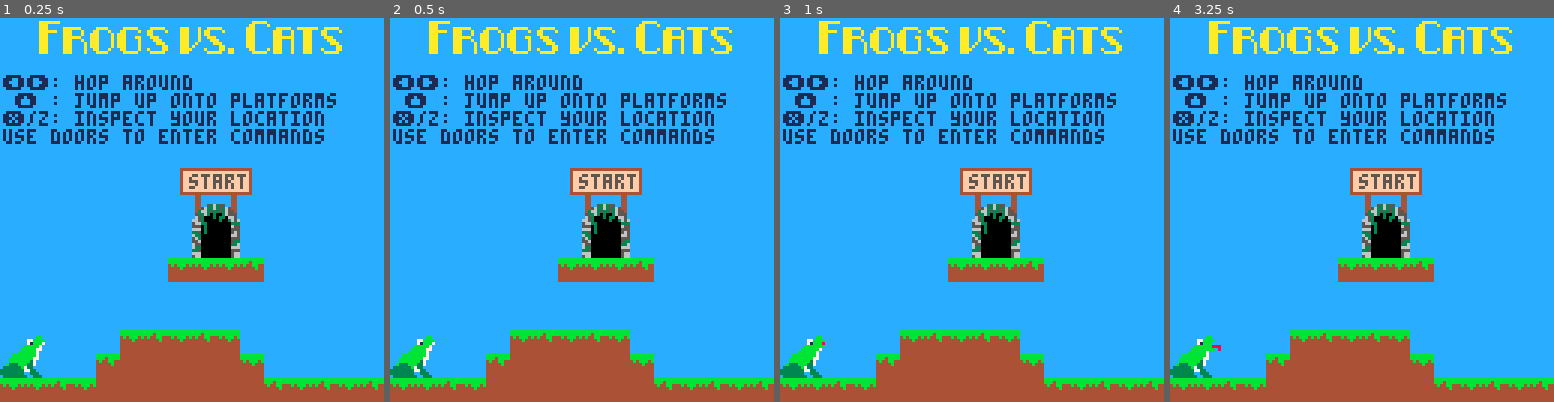
Above: before the commit, frames 1-4 (left to right).
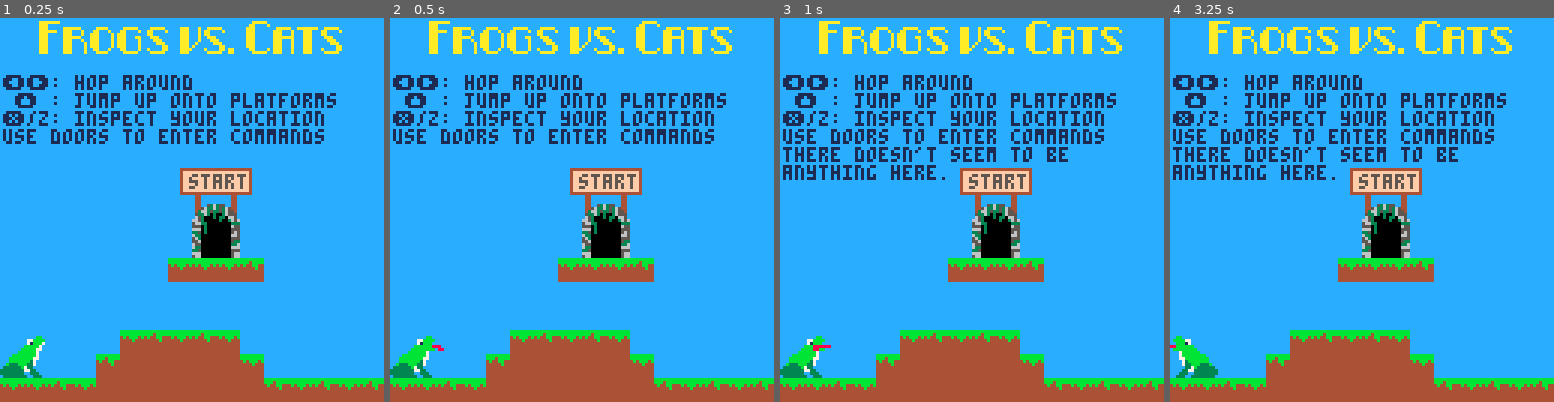
Above: after the commit, the same moments.

Repository: cincodenada/frogsvscats
Game: PICO-8 cartridge frogsvscats.p8
Same seed, same stepped clock (60 frames per second), same inputs: the game is played once before the commit and once after it.
Inputs:
- Up to frame 1 (0.25 s): no input
- Up to frame 2 (0.5 s): tap X (X key) at 0.33 s
- Up to frame 3 (1 s): tap O (Z key) at 0.7 s
- Up to frame 4 (3.25 s): tap X (X key) at 1.07, 1.85, 2.97 s; hold Right 1.6-2.1 s; tap O (Z key) every 0.4 s from 1.7 to 2.9 s; hold Up 2.15-2.42 s; hold Right 2.47-3.03 s; hold Left from 3.08 s (still down)

Frame 1 is identical in both runs. In frame 2, less than 0.1% of the frame differs, in the area x 9-15%, y 84-87%; in frame 3, 2.0%; in frame 4, 2.6%, in the area x 0-75%, y 33-94%.

Commit message:
Make framestep mode fancier

Diff:
--- a/frogsvscats.p8
+++ b/frogsvscats.p8
@@ -1265,15 +1265,25 @@
 	return false
 end
 
+local btnstate = {}
+local framestep = false
+function toggle_framestep()
+	framestep = not framestep
+
+	local to = "on"
+	if(framestep) to = "off"
+	menuitem(1,"framestep "..to, toggle_framestep)
+end
 function _init()
+	menuitem(1,"framestep on", toggle_framestep)
 	credits:init()
 	game:reset()
 end
 
-local btnstate = {}
+
 function _update()
 	-- frame-by-frame
-	if(not btnp(4)) then
+	if(framestep and not btnp(4)) then
 		for n=0,5 do
 			if(btnp(n)) btnstate[n] = true
 		end
@@ -1285,8 +1295,11 @@
 end
 
 function btnq(n)
-	--return btnp(n)
-	return btnstate[n]
+	if(framestep) then
+	  return btnstate[n]
+	else
+	  return btnp(n)
+	end
 end
 
 function _draw()
